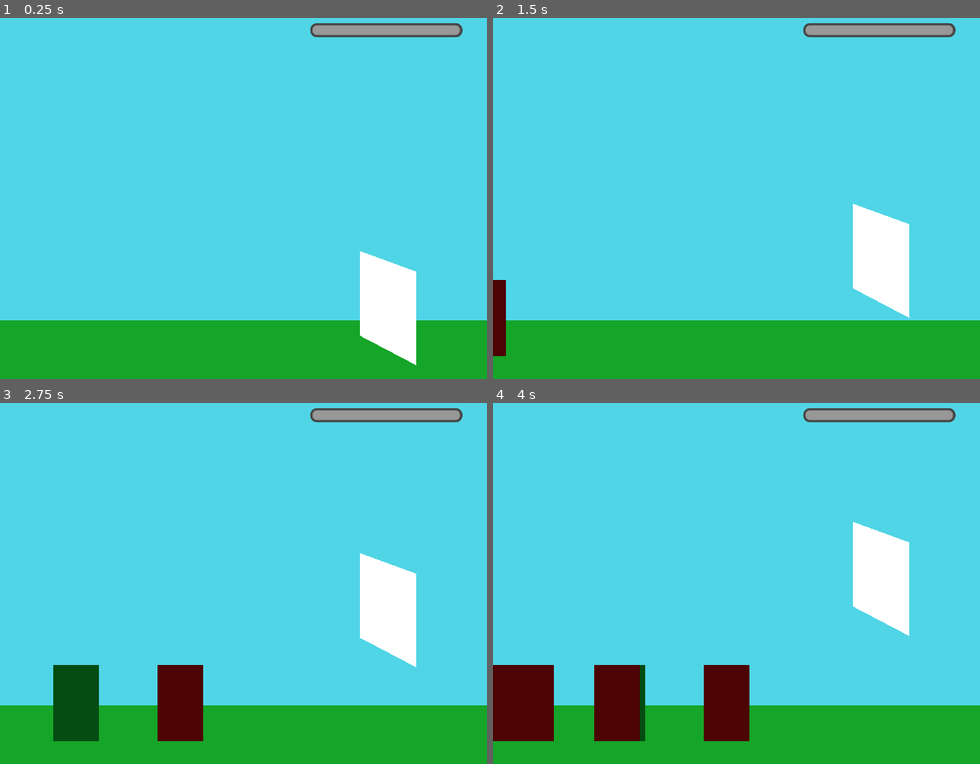
Above: before the commit, frames 1-4 (two rows, left to right).
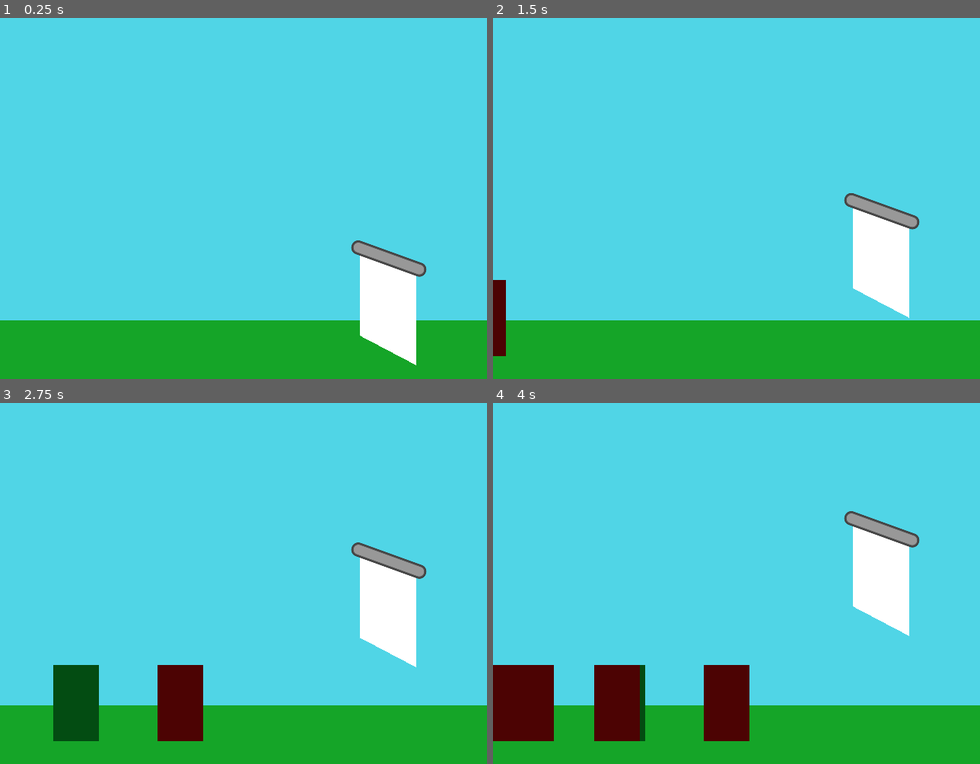
Above: after the commit, the same moments.

Repository: dudezord/01-portcullis
Game: Godot game, scene res://Game.tscn
The game is run twice, just before and just after one commit, with the same random seed, the same clock (stepped at 60 frames per second) and the same inputs.
Inputs:
- Up to frame 1 (0.25 s): no input
- Up to frame 2 (1.5 s): tap Enter at 0.5 s; hold Right 0.53-1.28 s; hold Tab 0.53-1.28 s; tap Space at 0.77 s; hold Left from 1.28 s (still down); tap 1 at 1.35 s
- Up to frame 3 (2.75 s): tap Space at 1.52 s; release Left at 2.03 s; hold Right from 2.03 s (still down); hold 2 from 2.03 s (still down)
- Up to frame 4 (4 s): release 2 at 2.78 s; tap Tab at 2.85 s; tap Space at 3.02, 3.77 s; release Right at 3.53 s; hold Left from 3.53 s (still down); hold 1 from 3.53 s (still down)

The runs differ from the first frame. In frame 1, 1.9% of the frame differs, in the area x 63-95%, y 1-72%; in frame 2, 1.9%; in frame 3, 1.9%; in frame 4, 1.9%.

Commit message:
Tweaked gate health bar

Diff:
--- a/Game.gd
+++ b/Game.gd
@@ -1,4 +1,4 @@
 extends Node2D
 
 func _process(delta):
-	$GateHealthBar.value = $GateHolder/Gate.health
+	$GateHolder/Gate/GateHealthBar.value = $GateHolder/Gate.health
--- a/Game.tscn
+++ b/Game.tscn
@@ -6,9 +6,6 @@
 [ext_resource path="res://gate/Gate.tscn" type="PackedScene" id=4]
 [ext_resource path="res://Game.gd" type="Script" id=5]
 [ext_resource path="res://Despawner.gd" type="Script" id=6]
-
-[sub_resource type="RectangleShape2D" id=1]
-extents = Vector2( 10, 243.571 )
 
 [sub_resource type="StyleBoxFlat" id=2]
 corner_radius_top_left = 10
@@ -36,6 +33,9 @@
 expand_margin_top = 4.0
 expand_margin_bottom = 4.0
 
+[sub_resource type="RectangleShape2D" id=1]
+extents = Vector2( 10, 243.571 )
+
 [node name="Node2D" type="Node2D"]
 script = ExtResource( 5 )
 
@@ -55,6 +55,20 @@
 
 [node name="Gate" parent="GateHolder" instance=ExtResource( 4 )]
 
+[node name="GateHealthBar" type="ProgressBar" parent="GateHolder/Gate"]
+margin_left = -40.0
+margin_top = -122.0
+margin_right = 55.0
+margin_bottom = -112.0
+grow_horizontal = 2
+grow_vertical = 2
+rect_rotation = 19.8592
+custom_styles/fg = SubResource( 2 )
+custom_styles/bg = SubResource( 3 )
+step = 1.0
+value = 100.0
+percent_visible = false
+
 [node name="Despawner" type="Node2D" parent="."]
 position = Vector2( 753, 240 )
 script = ExtResource( 6 )
@@ -73,23 +87,12 @@
 script = ExtResource( 1 )
 enemy_scene = ExtResource( 2 )
 villager_scene = ExtResource( 3 )
+mob_scenes = [ ExtResource( 2 ), ExtResource( 3 ) ]
+mob_weights = [ 0.0, 1.0 ]
 
 [node name="Timer" type="Timer" parent="Spawner"]
 wait_time = 3.0
 autostart = true
 
-[node name="GateHealthBar" type="ProgressBar" parent="."]
-margin_left = 412.0
-margin_top = 17.0
-margin_right = 603.5
-margin_bottom = 27.0
-grow_horizontal = 2
-grow_vertical = 2
-custom_styles/fg = SubResource( 2 )
-custom_styles/bg = SubResource( 3 )
-step = 1.0
-value = 100.0
-percent_visible = false
-
 [connection signal="area_entered" from="Despawner/Area2D" to="Despawner" method="_on_Area2D_area_entered"]
 [connection signal="timeout" from="Spawner/Timer" to="Spawner" method="_on_Timer_timeout"]
